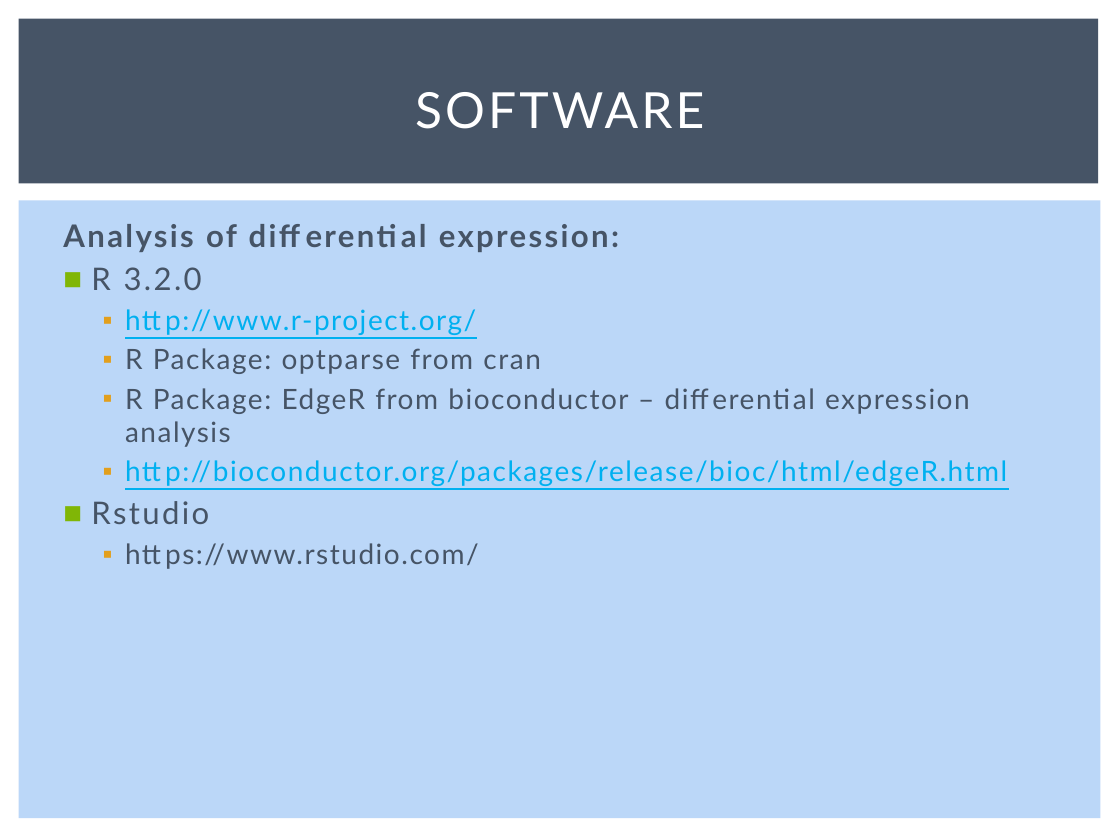
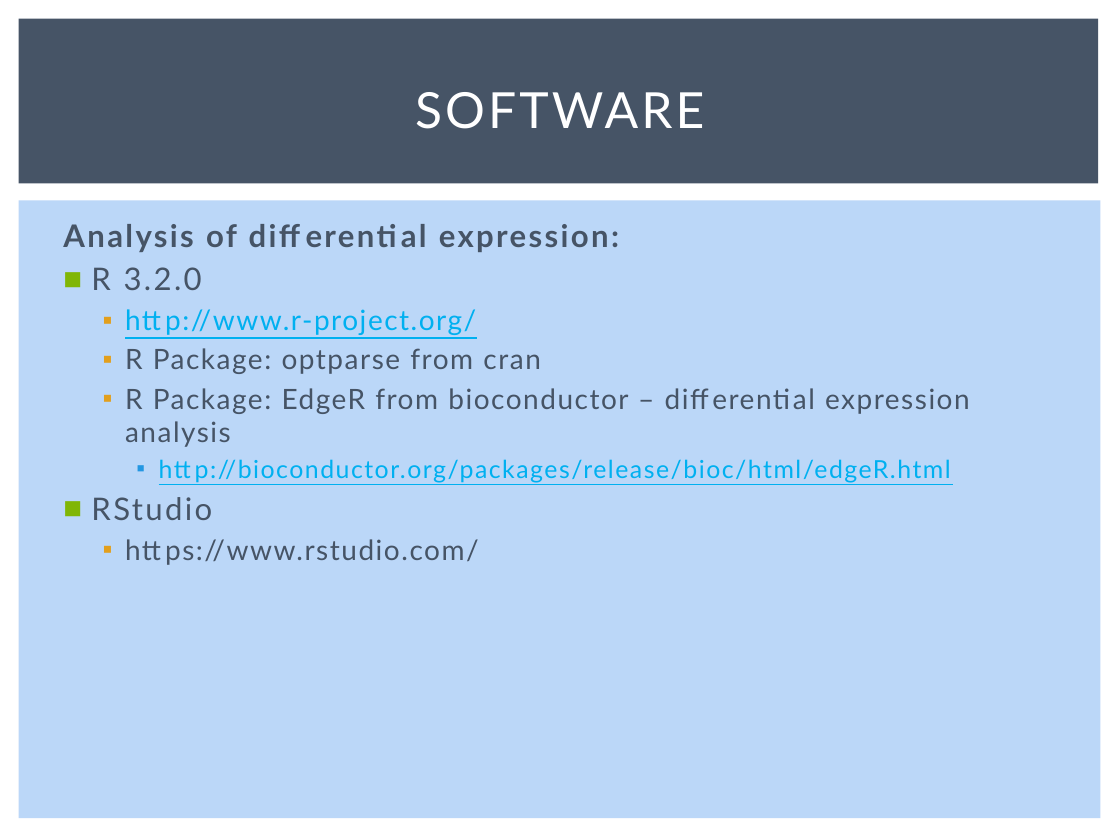
Before and after one commit to msettles/Workshop_RNAseq, a slide deck: slide 36 of powerpoints/RNA-seq-Piracicaba2015.pptx (slide 30 before the commit). Drawn at 1120x840 pixels with LibreOffice and Linux fonts; fonts in the diff are those of the drawing. Boxes give left, top, right and bottom in pixels: in the first picture for what was removed or moved away, otherwise in the second. Text is boxed around its words. In the diff, an @@ line names an element or a change of style, - is before the commit and + after.

```diff
--- a/powerpoints/RNA-seq-Piracicaba2015.pptx
+++ b/powerpoints/RNA-seq-Piracicaba2015.pptx
@@ text at (x1=195, y1=459, x2=951, y2=483): size 18 to 16 pt in "http://bioconductor.org/packages/release/bioc/html/edgeR.htm ..."; list level 2 to 3 in "http://bioconductor.org/packages/release/bioc/html/edgeR.htm ..."; bullet colour #E29F1D to #2397E2 @@
@@ text at (x1=91, y1=497, x2=212, y2=520): text changed @@
-■ Rstudio
+■ RStudio
```
Also in this commit, not shown: 2 other slides changed, 4 slides added, 1 other file.
